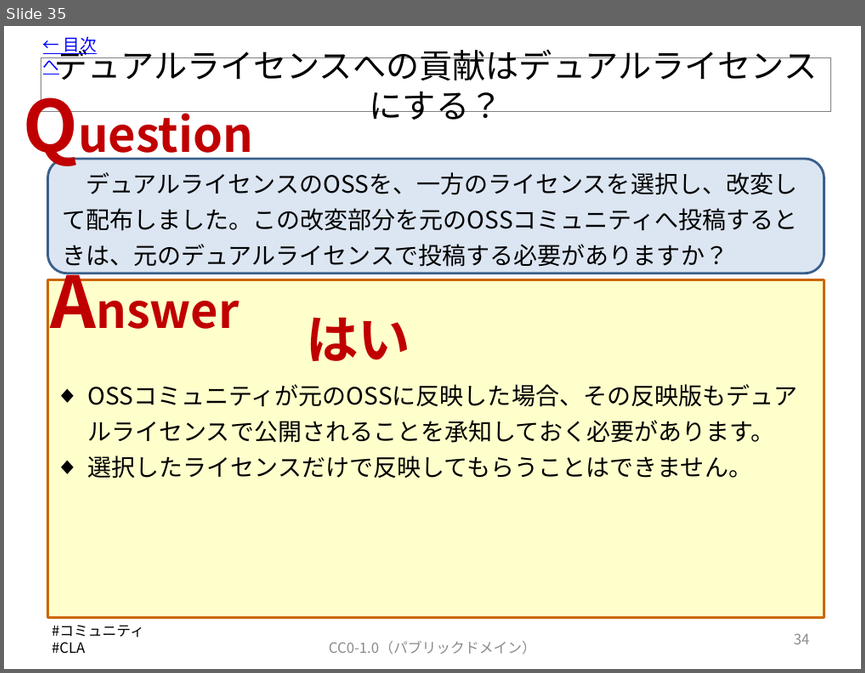
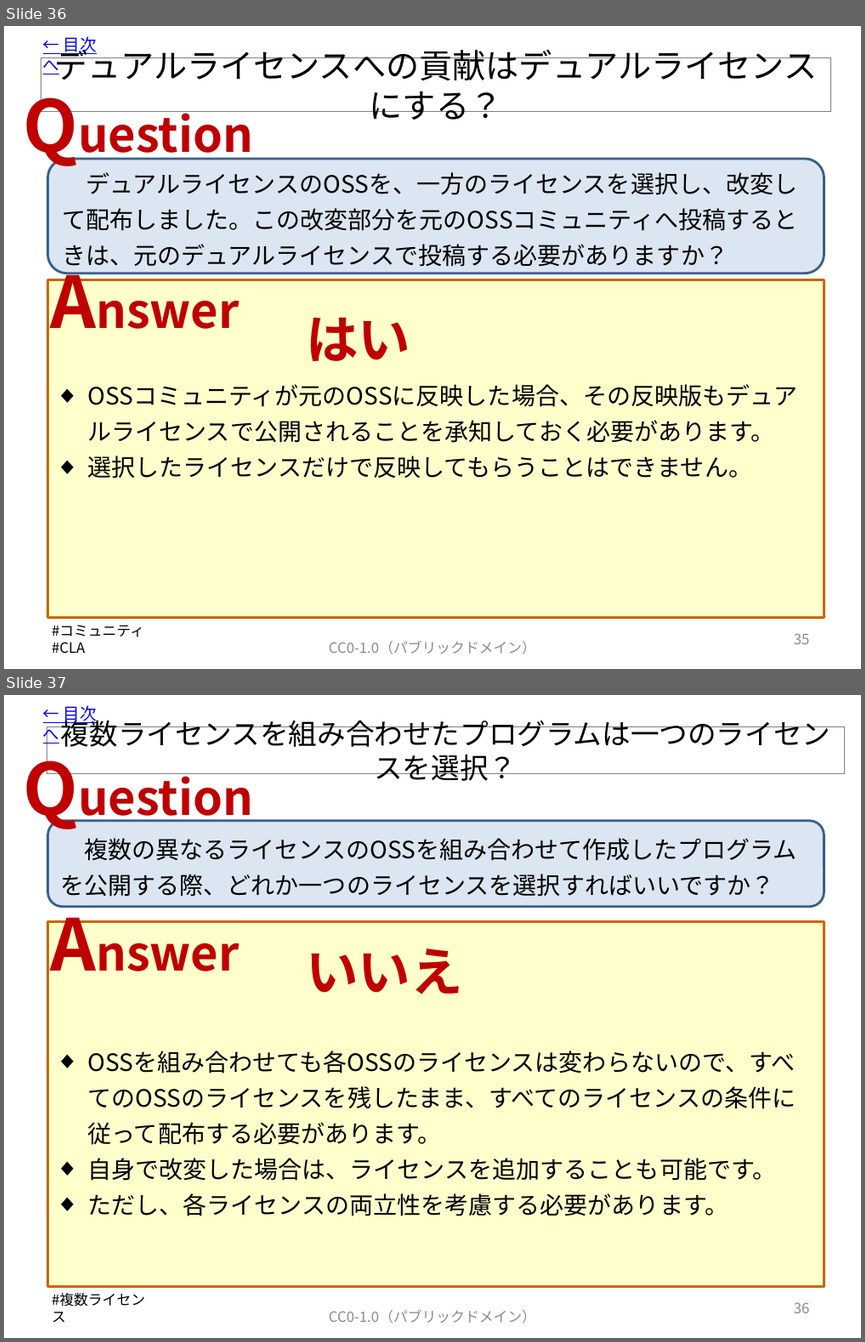
Before and after one commit to OpenChain-Project/OpenChain-JWG, a slide deck: Education_Material/FAQ/OSSライセンス関連でよくある誤解_CC0.pptx. Shown one above the other, each under a label of ours: slide 35 before the commit, slides 36 and 37 after it. The pictures are 865x673 and 865x1342 pixels, drawn with LibreOffice and Linux fonts; fonts in the diff are those of the drawing. Boxes give left, top, right and bottom in pixels: in the first picture for what was removed or moved away, otherwise in the second. Text is boxed around its words. In the diff, an @@ line names an element or a change of style, - is before the commit and + after.

Commit message:
V8に更新します。

```diff
--- a/Education_Material/FAQ/OSSライセンス関連でよくある誤解_CC0.pptx
+++ b/Education_Material/FAQ/OSSライセンス関連でよくある誤解_CC0.pptx
@@ slide 37 added at [4, 695, 861, 1338], background #FFFFFF @@
@@ text added at [43, 705, 97, 744], 14 pt, text #0000FF, underline @@
+← 目次へ
@@ text added at [14, 739, 278, 834], 40 pt, text #C00000, bold @@
+Question
@@ title added at [46, 726, 844, 774], outline #808080 0.75 pt, 24 pt, text #000000 @@
+複数ライセンスを組み合わせたプログラムは一つのライセンスを選択？
@@ rounded rectangle added at [47, 821, 824, 907], fill #DCE6F2, outline #3A5F8C 2 pt, 20 pt, text #000000 @@
+複数の異なるライセンスのOSSを組み合わせて作成したプログラムを公開する際、どれか一つのライセンスを選択すればいいですか？
@@ text added at [41, 895, 267, 990], 40 pt, text #C00000, bold @@
+Answer
@@ rectangle added at [47, 921, 824, 1287], fill #FFFFCC, outline #CC6600 2 pt @@
@@ text added at [306, 948, 463, 994], 44 pt, text #C00000, bold @@
+いいえ
@@ text added at [87, 1050, 795, 1216], 20 pt, text #000000 @@
+◆ OSSを組み合わせても各OSSのライセンスは変わらないので、すべてのOSSのライセンスを残したまま、すべてのライセンスの条件に従って配布する必要があります。
+◆ 自身で改変した場合は、ライセンスを追加することも可能です。
+◆ ただし、各ライセンスの両立性を考慮する必要があります。
@@ text added at [52, 1293, 145, 1321], 12 pt, text #000000 @@
+#複数ライセンス
@@ page number added at [794, 1302, 810, 1313], 12 pt, text #8C8C8C @@
+36
@@ text added at [329, 1310, 536, 1323], 12 pt, text #8C8C8C @@
+CC0-1.0（パブリックドメイン）
@@ what was slide 35 is now slide 36 @@
@@ page number at [794, 633, 810, 644]: text changed @@
-34
+35
```
Also in this commit, not shown: 3 slides changed, 7 other slides added.
